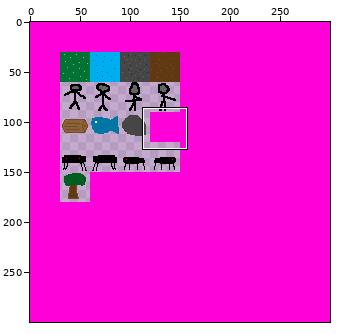
Two versions of one sprite sheet, img/textures.png. Above: a wide view before the commit, with the close-up outlined.
Close-up. The starting point:
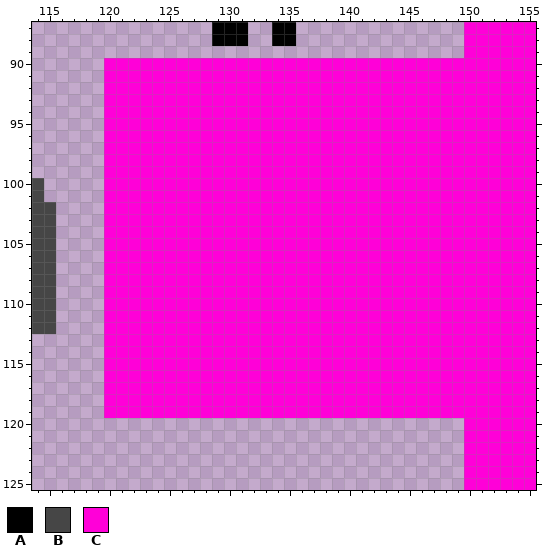
The file is 300x300 pixels. Colours within 5 levels of each other are drawn and written as one. Shown: x 114..155, y 87..125.
Palette (. is transparent): A #000000  B #464646  C #ff00d8
Pixels before, first column x 114:
 87 ...............AAA..AA..............CCCCCC
 88 ...............AAA..AA..............CCCCCC
 89 ....................................CCCCCC
 90 ......CCCCCCCCCCCCCCCCCCCCCCCCCCCCCCCCCCCC
 91 ......CCCCCCCCCCCCCCCCCCCCCCCCCCCCCCCCCCCC
 92 ......CCCCCCCCCCCCCCCCCCCCCCCCCCCCCCCCCCCC
 93 ......CCCCCCCCCCCCCCCCCCCCCCCCCCCCCCCCCCCC
 94 ......CCCCCCCCCCCCCCCCCCCCCCCCCCCCCCCCCCCC
 95 ......CCCCCCCCCCCCCCCCCCCCCCCCCCCCCCCCCCCC
 96 ......CCCCCCCCCCCCCCCCCCCCCCCCCCCCCCCCCCCC
 97 ......CCCCCCCCCCCCCCCCCCCCCCCCCCCCCCCCCCCC
 98 ......CCCCCCCCCCCCCCCCCCCCCCCCCCCCCCCCCCCC
 99 ......CCCCCCCCCCCCCCCCCCCCCCCCCCCCCCCCCCCC
100 B.....CCCCCCCCCCCCCCCCCCCCCCCCCCCCCCCCCCCC
101 B.....CCCCCCCCCCCCCCCCCCCCCCCCCCCCCCCCCCCC
102 BB....CCCCCCCCCCCCCCCCCCCCCCCCCCCCCCCCCCCC
103 BB....CCCCCCCCCCCCCCCCCCCCCCCCCCCCCCCCCCCC
104 BB....CCCCCCCCCCCCCCCCCCCCCCCCCCCCCCCCCCCC
105 BB....CCCCCCCCCCCCCCCCCCCCCCCCCCCCCCCCCCCC
106 BB....CCCCCCCCCCCCCCCCCCCCCCCCCCCCCCCCCCCC
107 BB....CCCCCCCCCCCCCCCCCCCCCCCCCCCCCCCCCCCC
108 BB....CCCCCCCCCCCCCCCCCCCCCCCCCCCCCCCCCCCC
109 BB....CCCCCCCCCCCCCCCCCCCCCCCCCCCCCCCCCCCC
110 BB....CCCCCCCCCCCCCCCCCCCCCCCCCCCCCCCCCCCC
111 BB....CCCCCCCCCCCCCCCCCCCCCCCCCCCCCCCCCCCC
112 BB....CCCCCCCCCCCCCCCCCCCCCCCCCCCCCCCCCCCC
113 ......CCCCCCCCCCCCCCCCCCCCCCCCCCCCCCCCCCCC
114 ......CCCCCCCCCCCCCCCCCCCCCCCCCCCCCCCCCCCC
115 ......CCCCCCCCCCCCCCCCCCCCCCCCCCCCCCCCCCCC
116 ......CCCCCCCCCCCCCCCCCCCCCCCCCCCCCCCCCCCC
117 ......CCCCCCCCCCCCCCCCCCCCCCCCCCCCCCCCCCCC
118 ......CCCCCCCCCCCCCCCCCCCCCCCCCCCCCCCCCCCC
119 ......CCCCCCCCCCCCCCCCCCCCCCCCCCCCCCCCCCCC
120 ....................................CCCCCC
121 ....................................CCCCCC
122 ....................................CCCCCC
123 ....................................CCCCCC
124 ....................................CCCCCC
125 ....................................CCCCCC
Once edited:
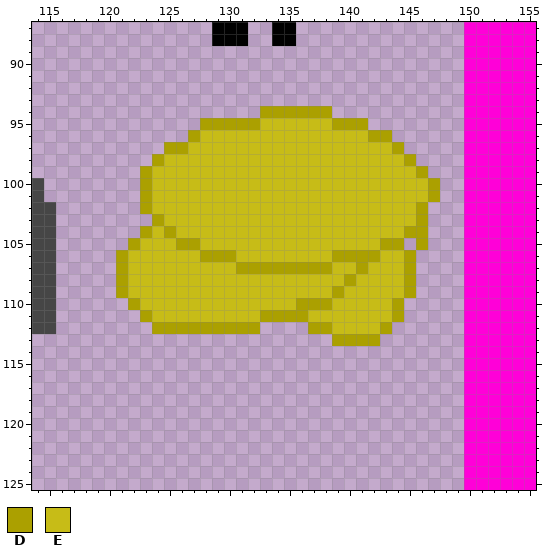
Colours new in this view: D #aba000  E #c7bc17
Change:
Changed rows in their new state; - is an unchanged pixel.
first column x 120:
 90 ..............................
 91 ..............................
 92 ..............................
 93 ..............................
 94 .............DDDDDD...........
 95 ........DDDDDEEEEEEDDD........
 96 .......DEEEEEEEEEEEEEEDD......
 97 .....DDEEEEEEEEEEEEEEEEED.....
 98 ....DEEEEEEEEEEEEEEEEEEEED....
 99 ...DEEEEEEEEEEEEEEEEEEEEEED...
100 ...DEEEEEEEEEEEEEEEEEEEEEEED..
101 ...DEEEEEEEEEEEEEEEEEEEEEEED..
102 ...DEEEEEEEEEEEEEEEEEEEEEED...
103 ....DEEEEEEEEEEEEEEEEEEEEED...
104 ...DEDEEEEEEEEEEEEEEEEEEEDD...
105 ..DEEEDDEEEEEEEEEEEEEEEDD.D...
106 .DEEEEEEDDDEEEEEEEEDDDDEED....
107 .DEEEEEEEEEDDDDDDDDEEDEEED....
108 .DEEEEEEEEEEEEEEEEEEDEEEED....
109 .DEEEEEEEEEEEEEEEEEDEEEEED....
110 ..DEEEEEEEEEEEEEDDDEEEEED.....
111 ...DEEEEEEEEEDDDDEEEEEEED.....
112 ....DDDDDDDDD....DDEEEED......
113 ...................DDDD.......
114 ..............................
115 ..............................
116 ..............................
117 ..............................
118 ..............................
119 ..............................
Pixel boxes of the changes (left, top, right, bottom) in both close-ups:
changed: (104, 58, 464, 418)
